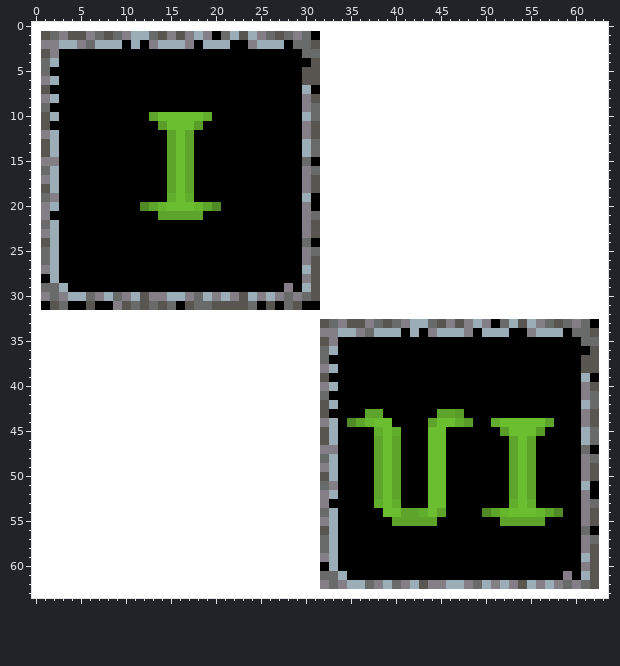
A pixel-art sprite gets an edit: app/src/main/res/drawable/icono_dado_legendario.png. That is the earlier state.
The file is 64x64 pixels. Colours within 5 levels of each other are drawn and written as one.
Once edited:
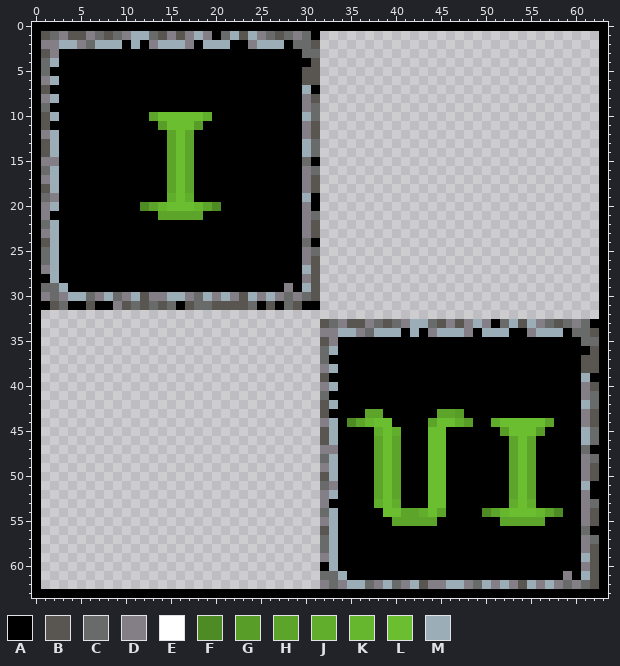
Palette (. is transparent): A #000000  B #595652  C #696a6a  D #847e87  E #ffffff  F #4e8b24  G #589d28  H #5ca42a  J #61ae2c  K #66b62e  L #6abe30  M #9badb7
Message: Actualizacion de imagenes Mejora de iconos
Changes in this commit:
The edit turns colour E into colour A in row 0 at x 0 to 63; in rows 1 to 62 at x 0 and 63; in row 63 at x 0 to 63.
The author cleared colour E in rows 1 to 31 at x 32 to 62; in row 32 at x 1 to 62; in rows 33 to 62 at x 1 to 31.
Where, in picture pixels (left, top, right, bottom), the same in both pictures:
changed: (32, 22, 608, 598)
